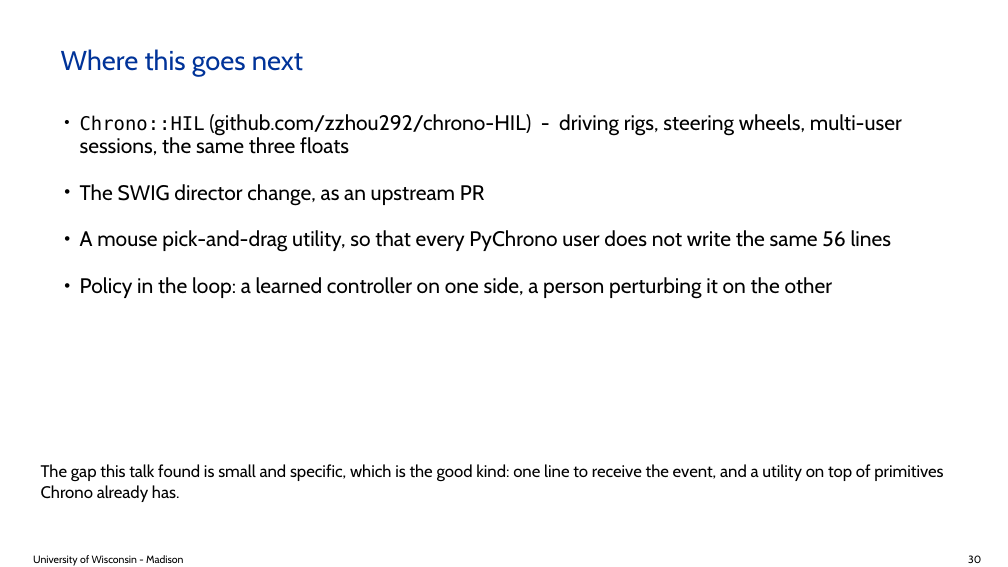
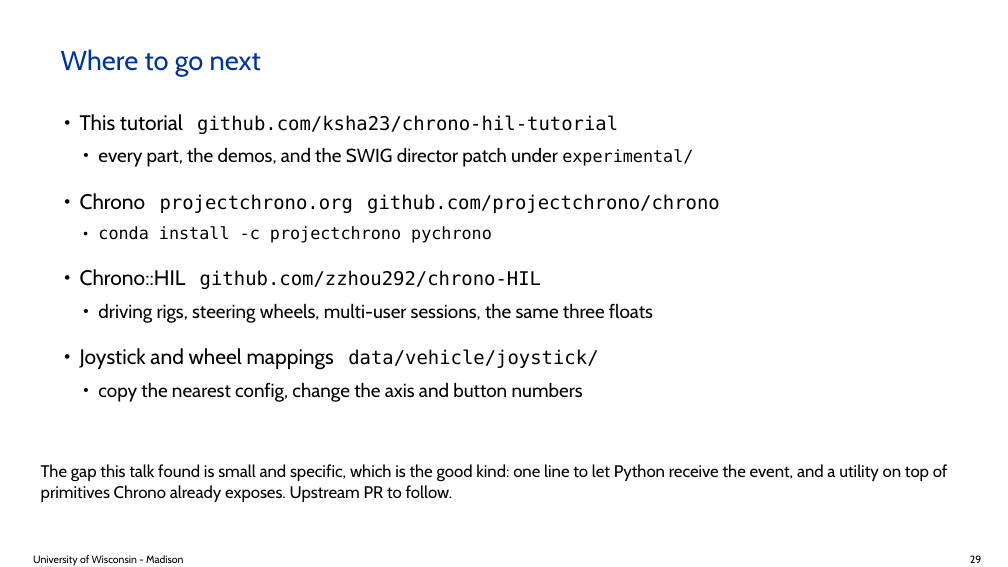
Before and after one commit to ksha23/chrono-hil-tutorial, a slide deck: slide 29 of tutorial_HIL_driver.pptx (slide 30 before the commit). Drawn at 1008x567 pixels with LibreOffice and Linux fonts; fonts in the diff are those of the drawing; background and template pictures are left out. Boxes give left, top, right and bottom in pixels: in the first picture for what was removed or moved away, otherwise in the second. Text is boxed around its words. In the diff, an @@ line names an element or a change of style, - is before the commit and + after.

```diff
--- a/tutorial_HIL_driver.pptx
+++ b/tutorial_HIL_driver.pptx
@@ title at (61, 49, 261, 76): text changed @@
-Where this goes next
+Where to go next
@@ text at (80, 114, 720, 402): text changed; size 20 to 18 pt @@
-• Chrono::HIL (github.com/zzhou292/chrono-HIL) - driving rigs, steering wheels, multi-user sessions, the same three floats
-• The SWIG director change, as an upstream PR
-• A mouse pick-and-drag utility, so that every PyChrono user does not write the same 56 lines
-• Policy in the loop: a learned controller on one side, a person perturbing it on the other
+• This tutorial github.com/ksha23/chrono-hil-tutorial
+  • every part, the demos, and the SWIG director patch under experimental/
+• Chrono projectchrono.org github.com/projectchrono/chrono
+  • conda install -c projectchrono pychrono
+• Chrono::HIL github.com/zzhou292/chrono-HIL
+  • driving rigs, steering wheels, multi-user sessions, the same three floats
+• Joystick and wheel mappings data/vehicle/joystick/
+  • copy the nearest config, change the axis and button numbers
@@ text at (41, 464, 948, 502): text changed @@
-The gap this talk found is small and specific, which is the good kind: one line to receive the event, and a utility on top of primitives Chrono already has.
+The gap this talk found is small and specific, which is the good kind: one line to let Python receive the event, and a utility on top of primitives Chrono already exposes. Upstream PR to follow.
@@ text at (970, 555, 981, 563): text changed @@
-30
+29
```
Also in this commit, not shown: 19 other slides changed, 2 slides removed, 2 other files.
